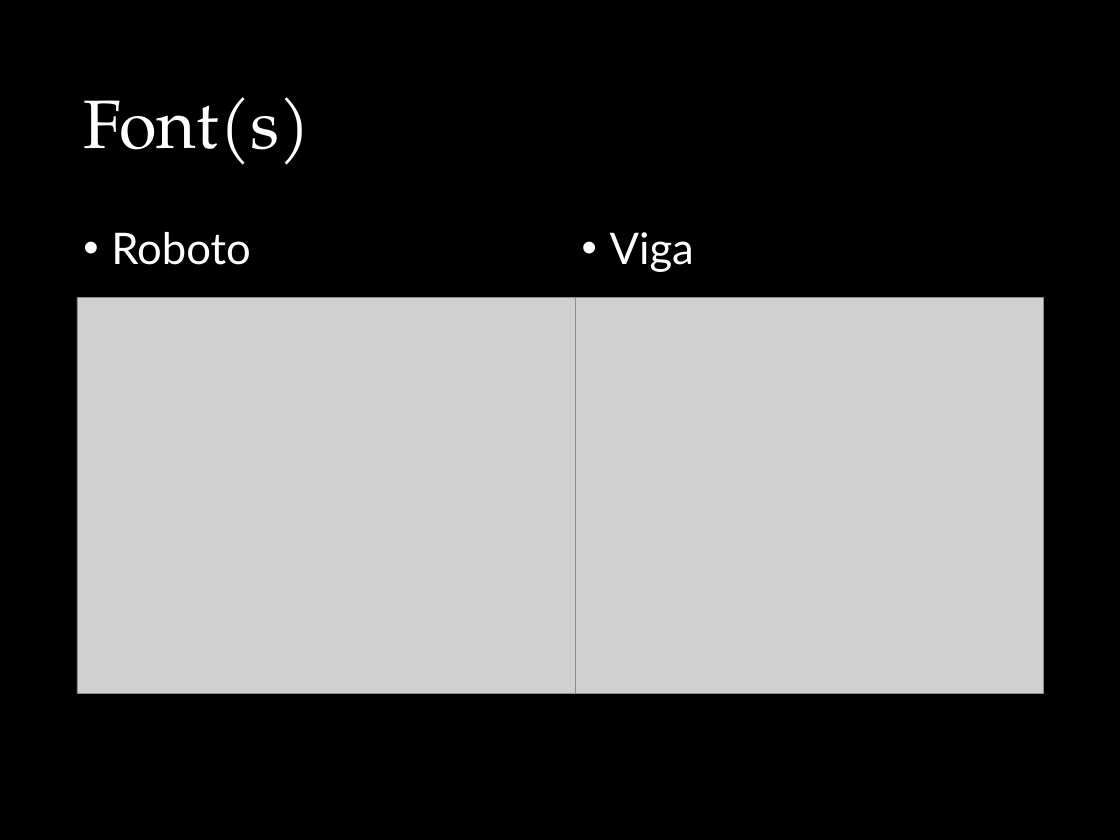
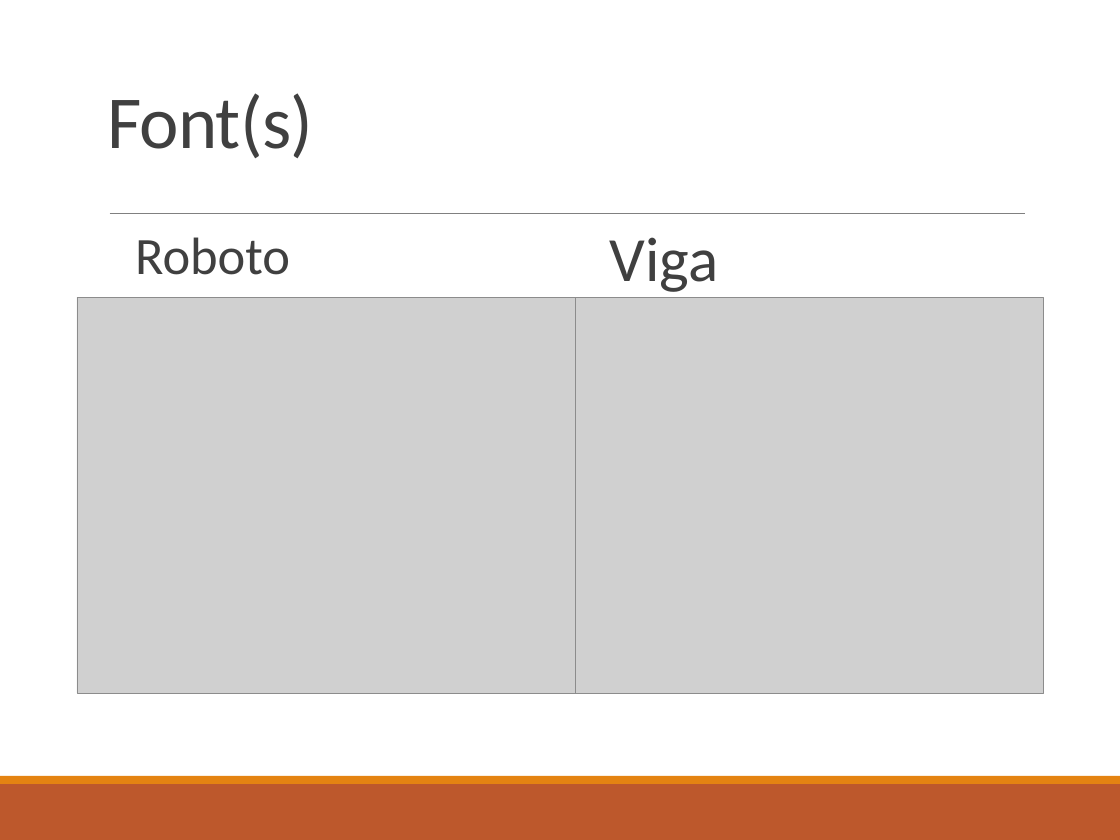
Before and after one commit to JpdeClaro/n-Fhab-MiniProject2, a slide deck: slide 9 of MP2-Ppt/MP2 Presentation.pptx (slide 8 before the commit). Drawn at 1120x840 pixels with LibreOffice and Linux fonts; fonts in the diff are those of the drawing; grey boxes stand for pictures. Boxes give left, top, right and bottom in pixels: in the first picture for what was removed or moved away, otherwise in the second. Text is boxed around its words. In the diff, an @@ line names an element or a change of style, - is before the commit and + after.

```diff
--- a/MP2-Ppt/MP2 Presentation.pptx
+++ b/MP2-Ppt/MP2 Presentation.pptx
@@ background #000000 to #FFFFFF @@
@@ title "Font(s)" moved from (x1=83, y1=97, x2=310, y2=165) to (x1=107, y1=93, x2=313, y2=158) @@
@@ title "Font(s)" at (x1=107, y1=93, x2=313, y2=158): size 78.2 to 85.3 pt, font TeX Gyre Pagella to Calibri, text colour #FFFFFF to #404040, letter spacing 0 to -0.9 pt @@
@@ text "Roboto" moved from (x1=111, y1=232, x2=251, y2=265) to (x1=135, y1=237, x2=290, y2=275) @@
@@ text "Roboto" at (x1=135, y1=237, x2=290, y2=275): size 49.8 to 60 pt, font Lato to Calibri, text colour #FFFFFF to #404040 @@
@@ line added from (110, 213) to (1025, 213), #808080 0.5 pt @@
@@ text "Viga" at (x1=610, y1=237, x2=719, y2=292): size 49.8 to 72 pt, font Lato to Calibri, text colour #FFFFFF to #404040 @@
@@ rectangle added at (x1=0, y1=776, x2=1120, y2=784), fill #E48312 @@
@@ rectangle added at (x1=0, y1=784, x2=1120, y2=840), fill #BD582C @@
```
Also in this commit, not shown: 7 other slides changed, 1 slide added, 3 other files.
